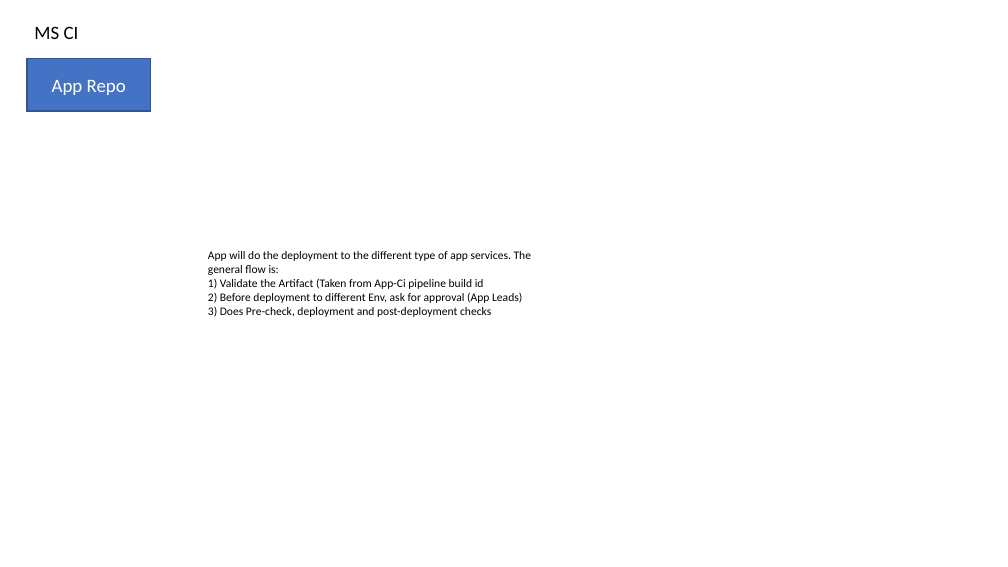
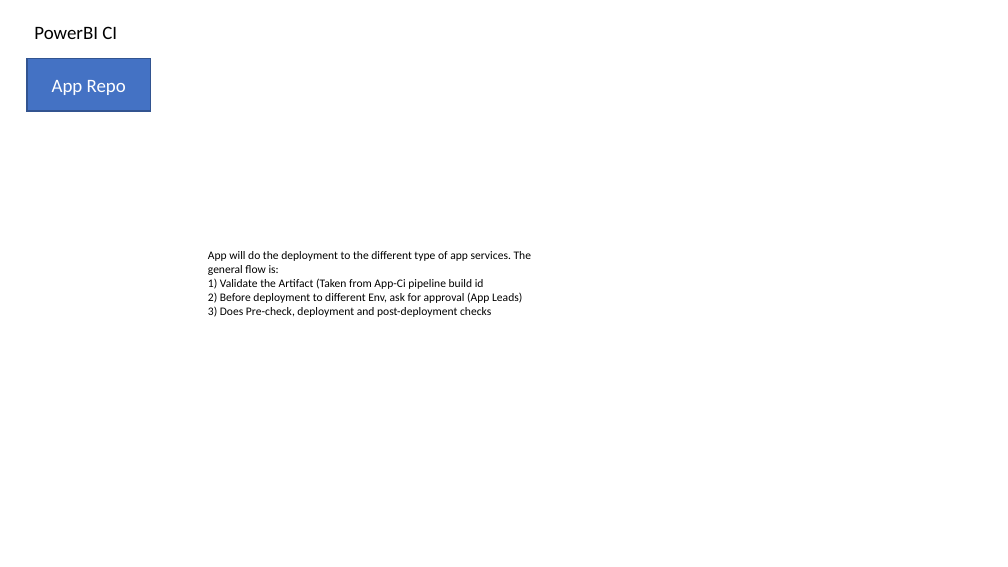
Before and after one commit to Scip316/scip-v1.github.io, a slide deck: slide 15 of intern/Sem2-diagram.pptx (slide 8 before the commit). Drawn at 1008x567 pixels with LibreOffice and Linux fonts; fonts in the diff are those of the drawing. Boxes give left, top, right and bottom in pixels: in the first picture for what was removed or moved away, otherwise in the second. Text is boxed around its words. In the diff, an @@ line names an element or a change of style, - is before the commit and + after.

```diff
--- a/intern/Sem2-diagram.pptx
+++ b/intern/Sem2-diagram.pptx
@@ text at bbox=[34, 26, 117, 39]: text changed @@
-MS CI
+PowerBI CI
```
Also in this commit, not shown: 5 other slides changed, 9 slides added.
